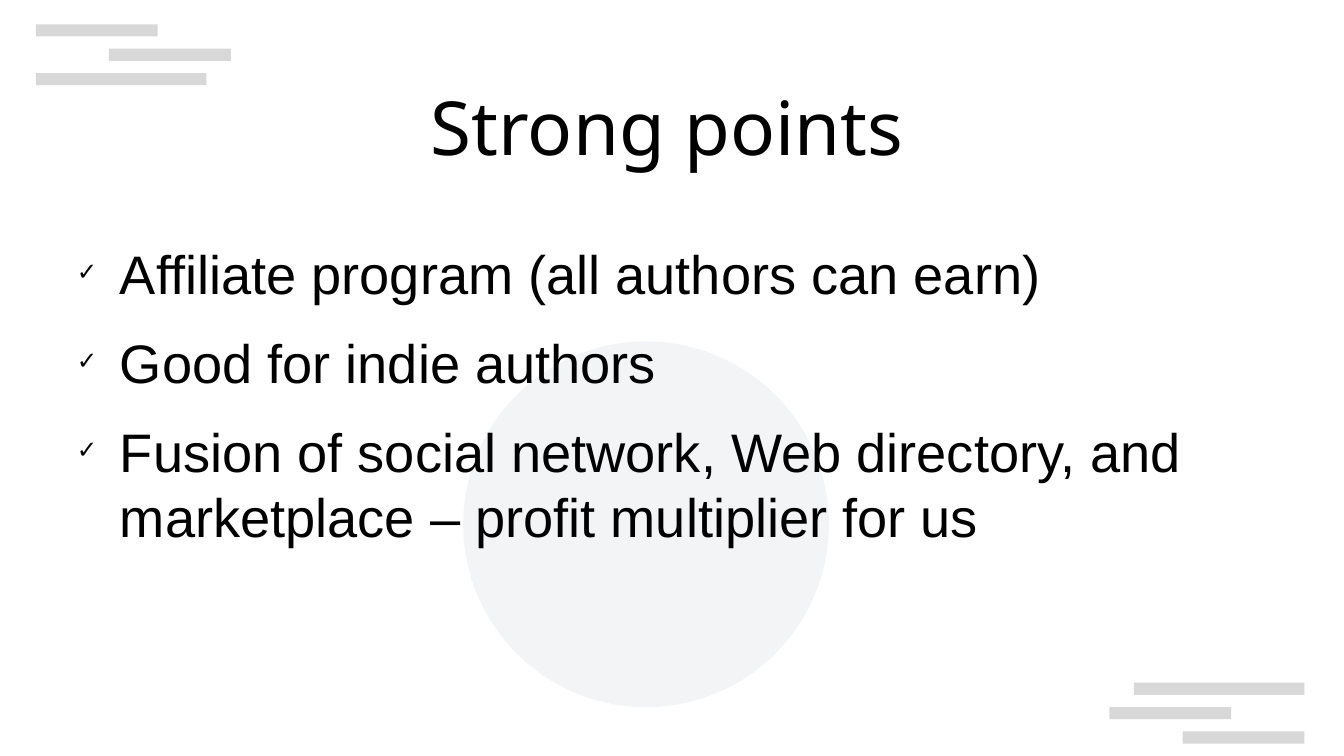
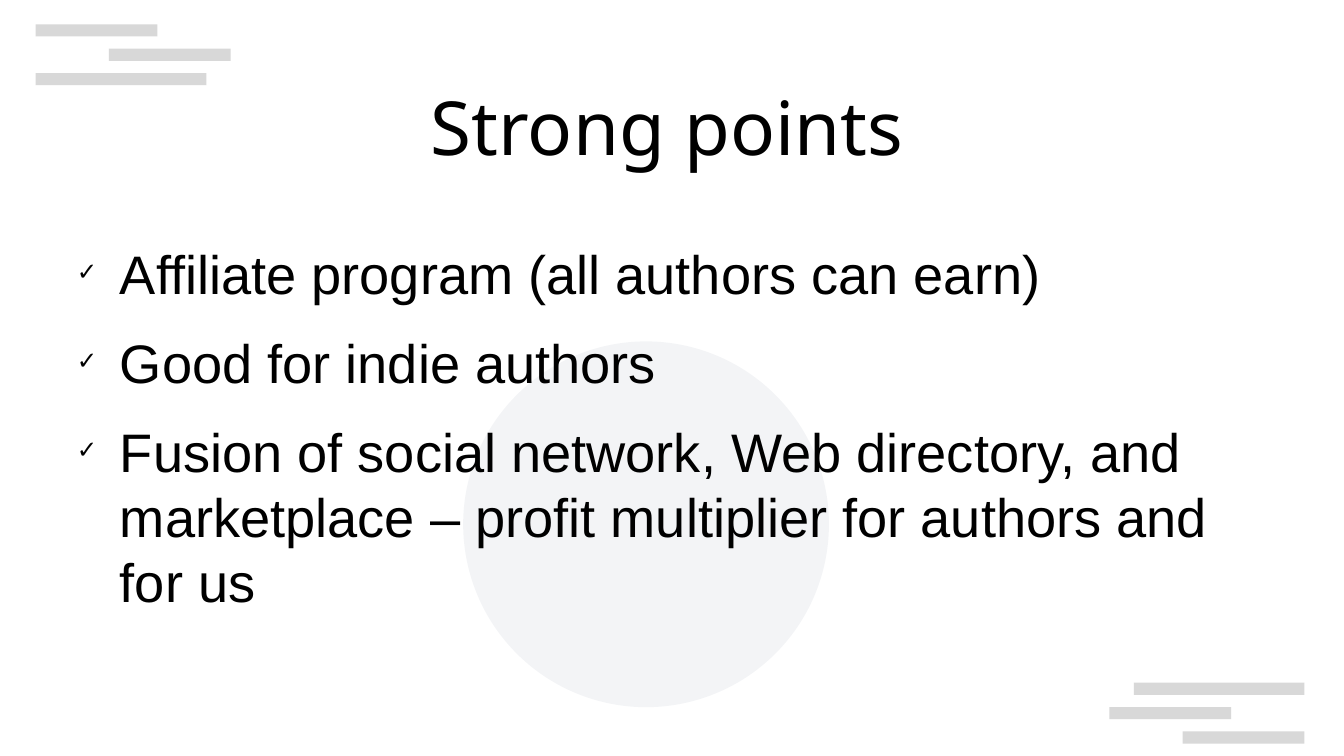
Before and after one commit to vporton/zondirectory2, a slide deck: slide 2 of docs/presentation.odp. Drawn at 1344x756 pixels with LibreOffice and Linux fonts; fonts in the diff are those of the drawing; background and template pictures are left out. Boxes give left, top, right and bottom in pixels: in the first picture for what was removed or moved away, otherwise in the second. Text is boxed around its words. In the diff, an @@ line names an element or a change of style, - is before the commit and + after.

```diff
--- a/docs/presentation.odp
+++ b/docs/presentation.odp
@@ text at box(120, 432, 1206, 603): text changed @@
-✓ Fusion of social network, Web directory, and marketplace – profit multiplier for us
+✓ Fusion of social network, Web directory, and marketplace – profit multiplier for authors and for us
```
Also in this commit, not shown: 3 other slides changed, 1 slide added, 5 other files.
